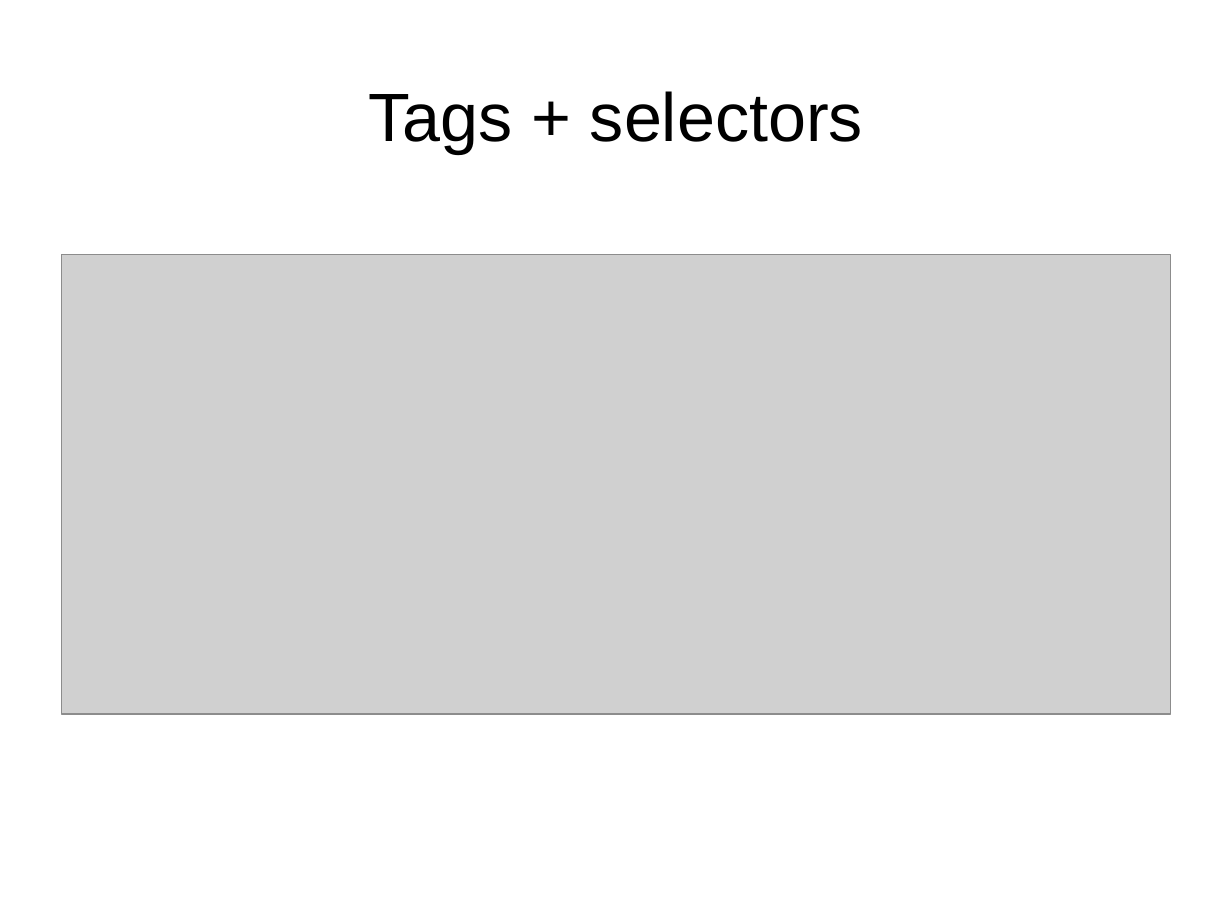
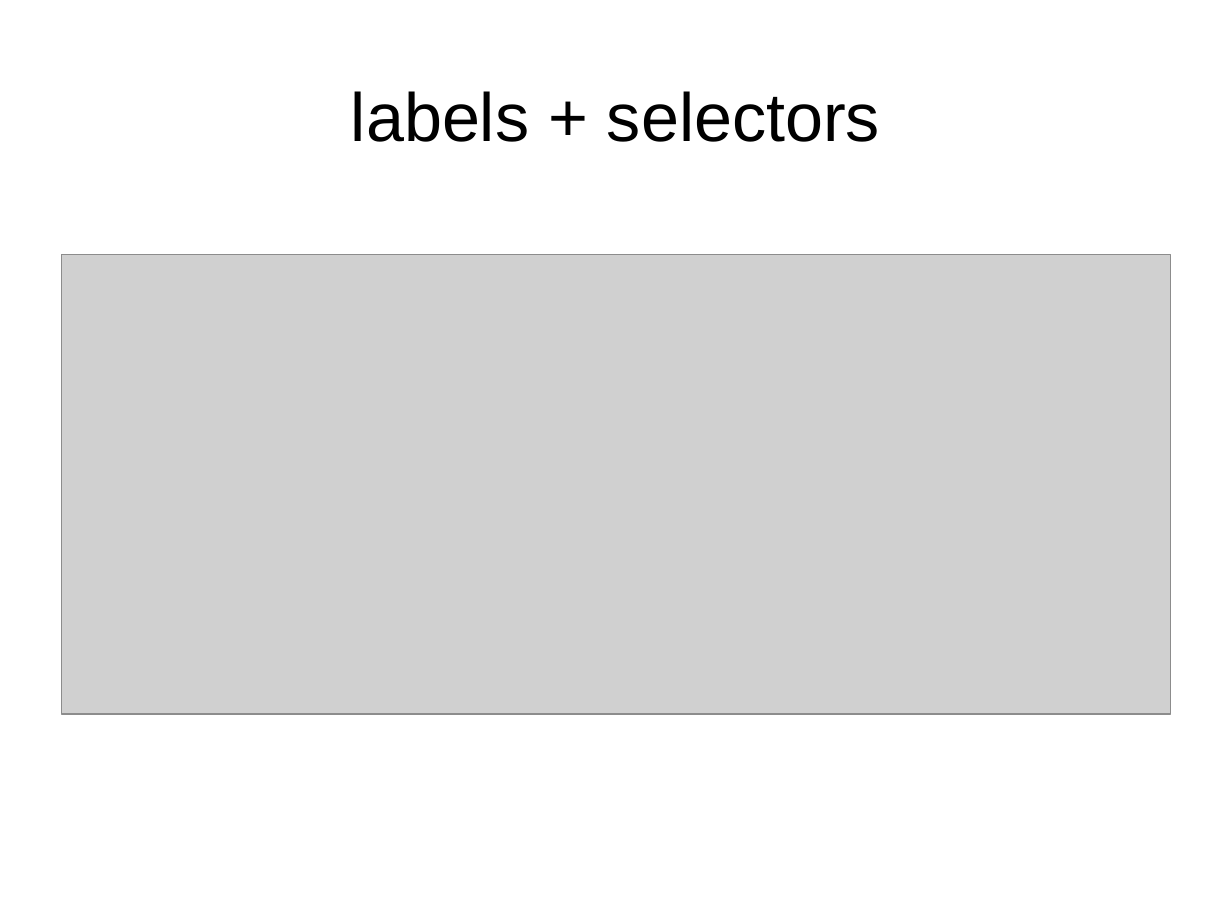
Before and after one commit to markbenschop/k8s-workshop, a slide deck: slide 22 of k8s_demo_proxy.odp (slide 18 before the commit). Drawn at 1232x924 pixels with LibreOffice and Linux fonts; fonts in the diff are those of the drawing; grey boxes stand for pictures. Boxes give left, top, right and bottom in pixels: in the first picture for what was removed or moved away, otherwise in the second. Text is boxed around its words. In the diff, an @@ line names an element or a change of style, - is before the commit and + after.

```diff
--- a/k8s_demo_proxy.odp
+++ b/k8s_demo_proxy.odp
@@ title at (351,91,880,142): text changed @@
-Tags + selectors
+labels + selectors
```
Also in this commit, not shown: 3 other slides changed, 9 slides added, 4 slides removed, 1 other file.
